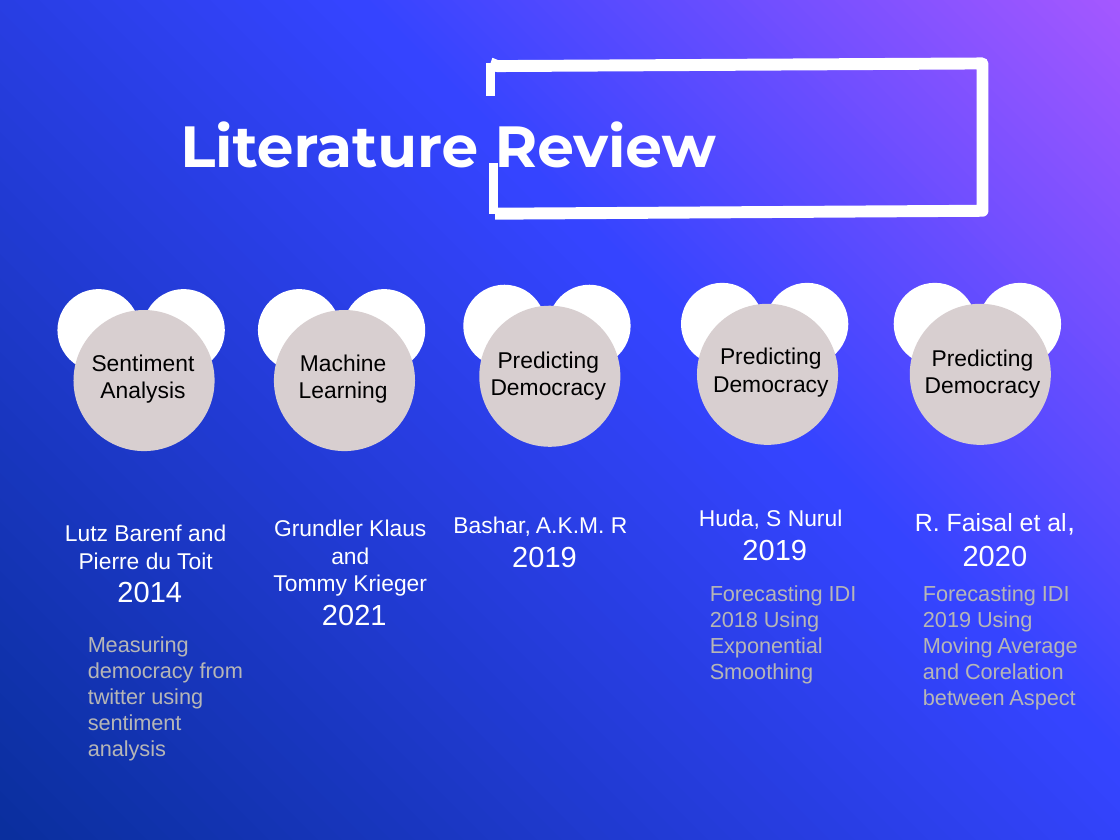
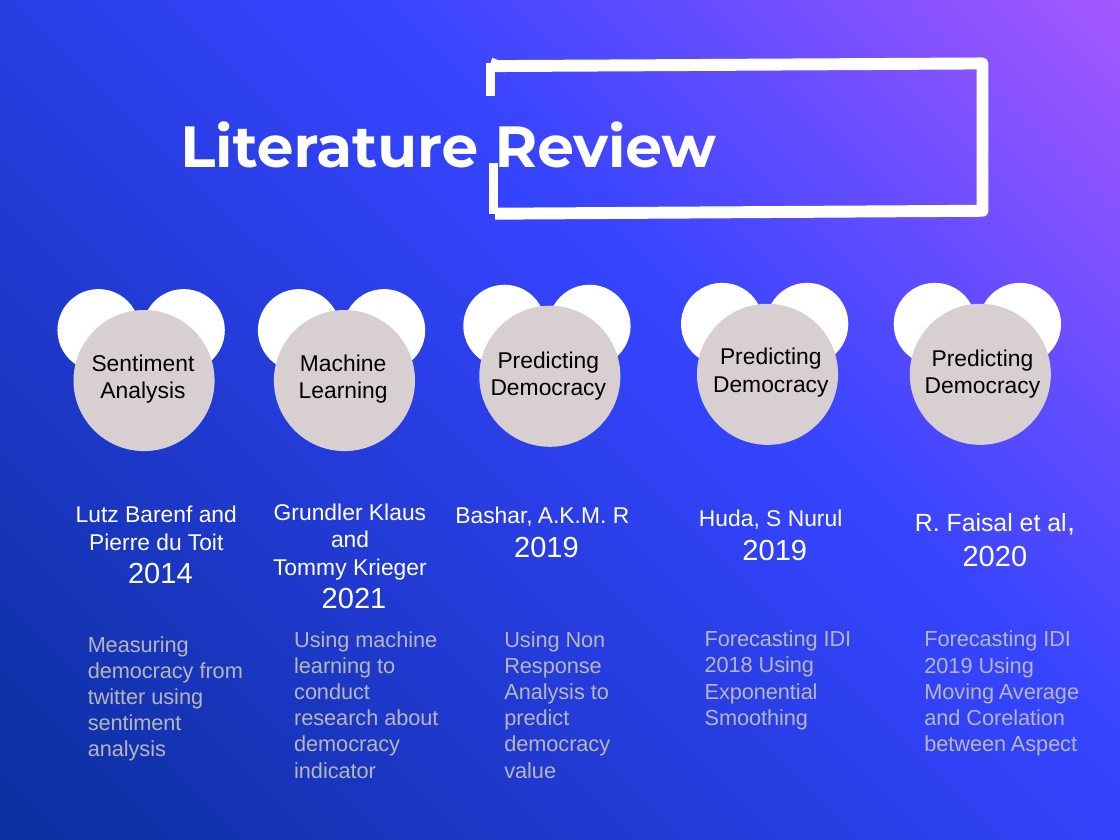
Before and after one commit to novanurviana/catatanbimbingan, a slide deck: slide 4 of bab 1.pptx. Drawn at 1120x840 pixels with LibreOffice and Linux fonts; fonts in the diff are those of the drawing; background and template pictures are left out. Boxes give left, top, right and bottom in pixels: in the first picture for what was removed or moved away, otherwise in the second. Text is boxed around its words. In the diff, an @@ line names an element or a change of style, - is before the commit and + after.

Commit message:
Menambahkan catatan literatur

```diff
--- a/bab 1.pptx
+++ b/bab 1.pptx
@@ text "Lutz Barenf and": place and size @@
-text "Lutz Barenf and" at <box>65,524,226,603</box>
+text "Lutz Barenf and" at <box>76,505,237,584</box>
@@ text "Grundler Klaus and": place and size @@
-text "Grundler Klaus and" at <box>273,519,427,626</box>
+text "Grundler Klaus and" at <box>273,503,427,609</box>
@@ text "Bashar, A.K.M. R": place and size @@
-text "Bashar, A.K.M. R" at <box>453,516,627,568</box>
+text "Bashar, A.K.M. R" at <box>455,506,629,558</box>
@@ text "Forecasting IDI 2018 Using Exponential ...": place and size @@
-text "Forecasting IDI 2018 Using Exponential ..." at <box>710,585,857,684</box>
+text "Forecasting IDI 2018 Using Exponential ..." at <box>705,630,852,729</box>
@@ text "Forecasting IDI 2019 Using Moving ...": place and size @@
-text "Forecasting IDI 2019 Using Moving ..." at <box>923,585,1077,710</box>
+text "Forecasting IDI 2019 Using Moving ..." at <box>924,630,1079,756</box>
@@ text added at <box>294,631,438,778</box>, 10.5 pt, text #B6B6B6 @@
+Using machine learning to conduct research about democracy indicator
@@ text added at <box>504,631,610,778</box>, 10.5 pt, text #B6B6B6 @@
+Using Non Response Analysis to predict democracy value
```
